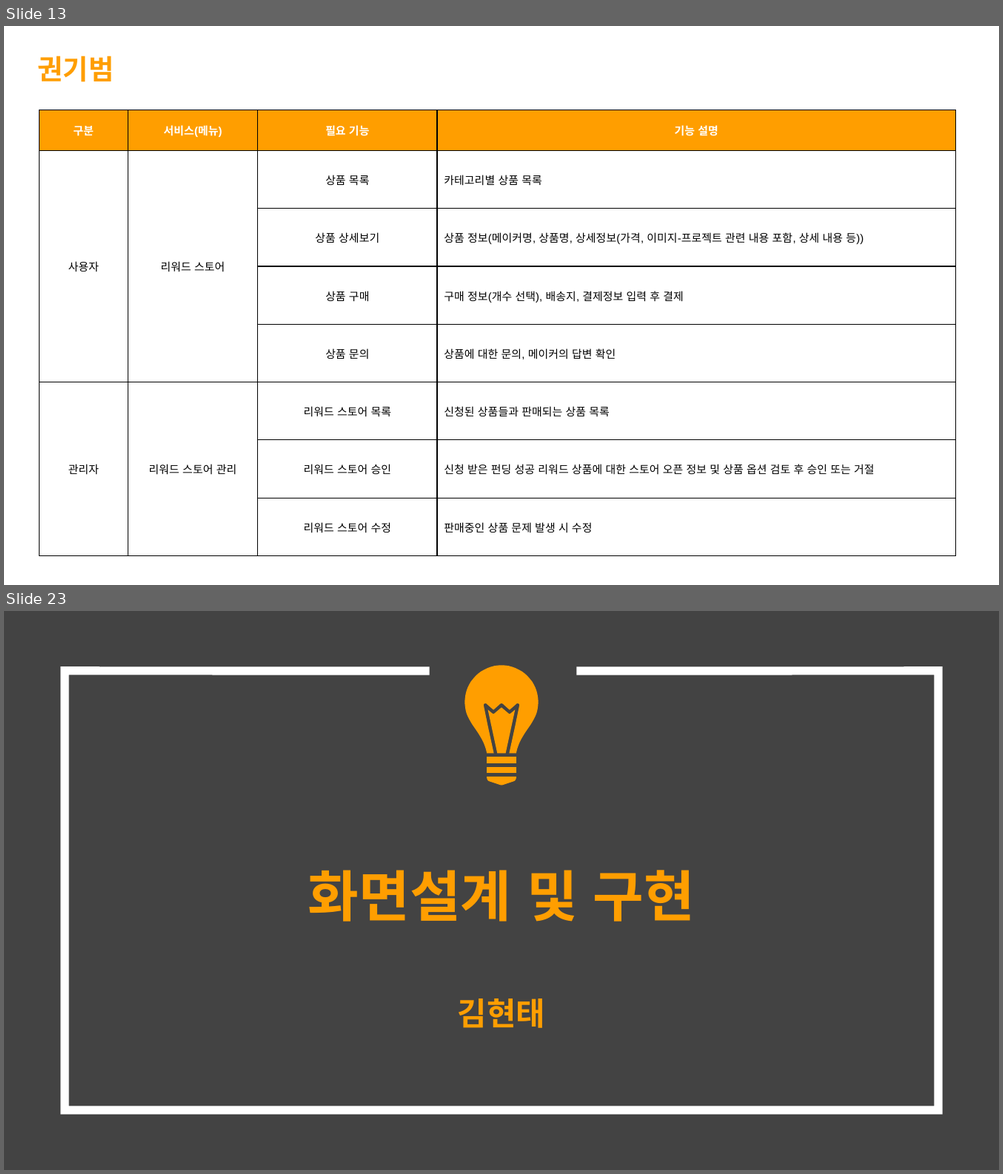
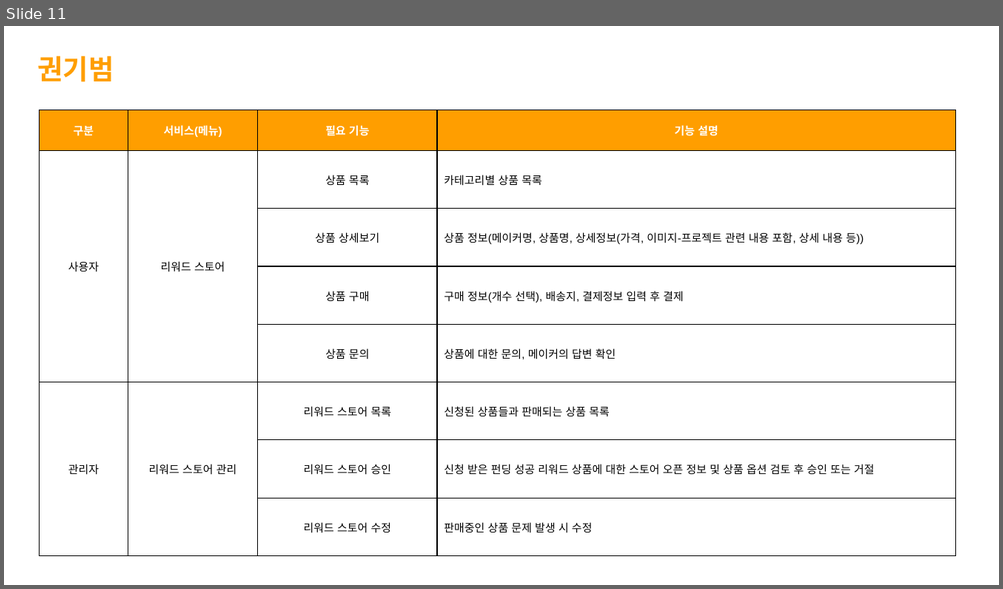
Before and after one commit to hhsw07/ezen-academy-projects, a slide deck: 0 발표용 파워포인트/0508 1차발표/0508 project06 - 파워포인트 종합.pptx. Shown one above the other, each under a label of ours: slides 13 and 23 before the commit, slide 11 after it; the slides between them are not shown. The pictures are 1003x1174 and 1003x589 pixels, drawn with LibreOffice and Linux fonts; fonts in the diff are those of the drawing. Boxes give left, top, right and bottom in pixels: in the first picture for what was removed or moved away, otherwise in the second. Text is boxed around its words. In the diff, an @@ line names an element or a change of style, - is before the commit and + after.

```diff
--- a/0 발표용 파워포인트/0508 1차발표/0508 project06 - 파워포인트 종합.pptx
+++ b/0 발표용 파워포인트/0508 1차발표/0508 project06 - 파워포인트 종합.pptx
@@ slide 23 removed at (x1=4, y1=611, x2=999, y2=1170), background #434343 @@
@@ freeform shape removed at (x1=65, y1=671, x2=938, y2=1111) @@
@@ group removed at (x1=464, y1=666, x2=538, y2=786): 5 freeform shapes @@
@@ title removed at (x1=308, y1=870, x2=694, y2=1028) @@
-화면설계 및 구현
-김현태
@@ what was slide 13 is now slide 11 @@
```
Also in this commit, not shown: 8 slides changed, 10 slides added, 11 other slides removed.
